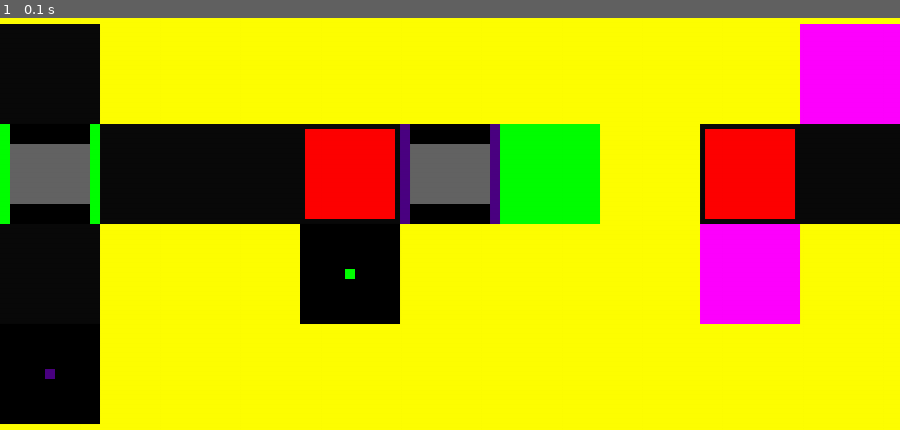
Above: before the commit, frame 1.
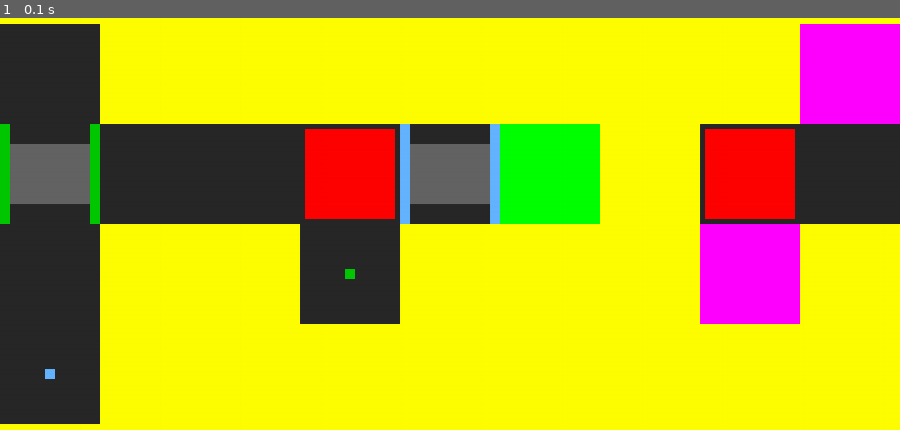
Above: after the commit, the same moment.

Repository: WingedSeal/mazegame
Game: pygame game, started from src/main.py
The game is run twice, just before and just after one commit, with the same random seed, the same clock (stepped at 60 frames per second) and the same inputs.
Inputs:
- Up to frame 1 (0.1 s): no input

The runs differ from the first frame. In frame 1, 23% of the frame differs, in the area x 0-100%, y 1-99%.

Commit message:
feat: change colors

Diff:
--- a/src/mazegame/api/const.py
+++ b/src/mazegame/api/const.py
@@ -16,8 +16,8 @@
 ORANGE = Color.ORANGE
 YELLOW = Color.YELLOW
 GREEN = Color.GREEN
+LIGHT_BLUE = Color.LIGHT_BLUE
 BLUE = Color.BLUE
-DEEP_BLUE = Color.DEEP_BLUE
 PURPLE = Color.PURPLE
 
 LEFT = Direction.LEFT
@@ -43,7 +43,7 @@
     "YELLOW",
     "GREEN",
     "BLUE",
-    "DEEP_BLUE",
+    "LIGHT_BLUE",
     "PURPLE",
     "LEFT",
     "RIGHT",
--- a/src/mazegame/api/maps/example1.py
+++ b/src/mazegame/api/maps/example1.py
@@ -2,9 +2,9 @@
 from ...color import Color
 from ...map import Door, Enemy, Exit, Key, Map, Block, Player, Spike
 
-KEY1 = Key(Color.DEEP_BLUE)
+KEY1 = Key(Color.LIGHT_BLUE)
 KEY2 = Key(Color.GREEN)
-DOOR1 = Door(Color.DEEP_BLUE)
+DOOR1 = Door(Color.LIGHT_BLUE)
 DOOR2 = Door(Color.GREEN)
 # fmt: off
 EXAMPLE1 = Map(
--- a/src/mazegame/api/maps/example2.py
+++ b/src/mazegame/api/maps/example2.py
@@ -2,9 +2,9 @@
 from ...color import Color
 from ...map import ColoredBlock, Door, Enemy, Exit, Key, Map, Block, Player, Spike
 
-KEY1 = Key(Color.DEEP_BLUE)
+KEY1 = Key(Color.LIGHT_BLUE)
 KEY2 = Key(Color.GREEN)
-DOOR1 = Door(Color.DEEP_BLUE)
+DOOR1 = Door(Color.LIGHT_BLUE)
 DOOR2 = Door(Color.GREEN)
 # fmt: off
 EXAMPLE2_1 = Map(
@@ -31,14 +31,14 @@
         [Block(), None,     Exit()],
         [Block(), None,     ColoredBlock(Color.PURPLE)],
         [Block(), None,     Spike()],
-        [Block(), Player(), ColoredBlock(Color.DEEP_BLUE)]
+        [Block(), Player(), ColoredBlock(Color.LIGHT_BLUE)]
     ]
 )
 EXAMPLE2_4 = Map(
     [
         [Block(), None,     Exit()],
         [Block(), None,     ColoredBlock(Color.PURPLE)],
-        [Block(), None,     ColoredBlock(Color.DEEP_BLUE)],
+        [Block(), None,     ColoredBlock(Color.LIGHT_BLUE)],
         [Block(), None,     Spike()],
         [Block(), Player(), Spike()]
     ]
--- a/src/mazegame/color.py
+++ b/src/mazegame/color.py
@@ -4,13 +4,13 @@
 
 
 class Color(Enum):
-    RED = _Color(255, 0, 0)
-    ORANGE = _Color(255, 165, 0)
-    YELLOW = _Color(255, 255, 0)
-    GREEN = _Color(0, 255, 0)
-    BLUE = _Color(0, 0, 255)
-    DEEP_BLUE = _Color(75, 0, 130)
-    PURPLE = _Color(238, 130, 238)
+    RED = _Color(255, 50, 50)
+    ORANGE = _Color(255, 140, 0)
+    YELLOW = _Color(255, 230, 50)
+    GREEN = _Color(0, 200, 0)
+    LIGHT_BLUE = _Color(100, 180, 255)
+    BLUE = _Color(0, 100, 255)
+    PURPLE = _Color(180, 100, 220)
 
     @classmethod
     def get_unique_colors(cls, count: int) -> list["Color"]:
@@ -38,9 +38,9 @@
                 return "Yellow"
             case Color.GREEN:
                 return "Green"
+            case Color.LIGHT_BLUE:
+                return "Light Blue"
             case Color.BLUE:
                 return "Blue"
-            case Color.DEEP_BLUE:
-                return "Deep Blue"
             case Color.PURPLE:
                 return "Purple"
--- a/src/mazegame/game.py
+++ b/src/mazegame/game.py
@@ -66,7 +66,7 @@
     MSPT = 500
     """Millisecond per tick"""
     TITLE = "Maze Game"
-    BG_COLOR = pygame.Color(10, 10, 10)
+    BG_COLOR = pygame.Color(40, 40, 40)
     game_event = threading.Event()
     next_moves: list[tuple[int, int, int, int]] = []
     """Moves set by Control (pos_x, pos_y, dx, dy)"""
--- a/src/mazegame/map.py
+++ b/src/mazegame/map.py
@@ -271,7 +271,7 @@
         self.tile_size = tile_size
         self.pos = pos
         if (type(self), self.color) not in surfs:
-            self.surf = pygame.Surface((tile_size, tile_size))
+            self.surf = pygame.Surface((tile_size, tile_size), pygame.SRCALPHA)
             self.surf.fill(
                 self.color.value,
                 (0, 0, tile_size * 0.1, tile_size),
@@ -317,7 +317,7 @@
         self.tile_size = tile_size
         self.pos = pos
         if (type(self), self.color) not in surfs:
-            self.surf = pygame.Surface((tile_size, tile_size))
+            self.surf = pygame.Surface((tile_size, tile_size), pygame.SRCALPHA)
             self.surf.fill(
                 self.color.value,
                 (tile_size * 0.45, tile_size * 0.45, tile_size * 0.1, tile_size * 0.1),
@@ -341,7 +341,7 @@
         self.tile_size = tile_size
         self.pos = pos
         if type(self) not in surfs:
-            self.surf = pygame.Surface((tile_size, tile_size))
+            self.surf = pygame.Surface((tile_size, tile_size), pygame.SRCALPHA)
             self.surf.fill((255, 0, 255))
             surfs[type(self)] = self.surf
         else:
@@ -376,7 +376,7 @@
         self.tile_size = tile_size
         self.pos = pos
         if type(self) not in surfs:
-            self.surf = pygame.Surface((tile_size, tile_size))
+            self.surf = pygame.Surface((tile_size, tile_size), pygame.SRCALPHA)
             self.surf.fill((0, 255, 0))
             surfs[type(self)] = self.surf
         else:
@@ -406,7 +406,7 @@
         self.tile_size = tile_size
         self.pos = pos
         if type(self) not in surfs:
-            self.surf = pygame.Surface((tile_size, tile_size))
+            self.surf = pygame.Surface((tile_size, tile_size), pygame.SRCALPHA)
             self.surf.fill((255, 0, 255))
             surfs[type(self)] = self.surf
         else:
--- a/src/tests/integration/__init__.py
+++ b/src/tests/integration/__init__.py
@@ -1,4 +1,4 @@
 from types import ModuleType as __ModuleType
-from . import test_basic_render, test_win_lost
+from . import test_basic_render, test_win_lost, test_color
 
-ALL: tuple[__ModuleType, ...] = (test_basic_render, test_win_lost)
+ALL: tuple[__ModuleType, ...] = (test_basic_render, test_win_lost, test_color)
--- /dev/null
+++ b/src/tests/integration/test_color.py
@@ -0,0 +1,37 @@
+import sys  # noqa
+
+sys.path.append("./src")  # noqa
+
+import os
+import unittest
+from mazegame import *
+from mazegame.color import Color
+from mazegame.map import (
+    Block,
+    ColoredBlock,
+    ColoredFloor,
+    Door,
+    Enemy,
+    Exit,
+    Key,
+    Map,
+    Player,
+    Spike,
+)
+from mazegame.api.run import _test_run
+
+
+def empty_script():
+    pass
+
+
+class TestColors(unittest.TestCase):
+
+    def test_colored_block(self):
+        map = Map([[ColoredBlock(color) for color in list(Color)]])
+        # _test_run(empty_script, map, exit_on_tick=None, is_render=True)
+        _test_run(empty_script, map, exit_on_tick=1)
+
+
+if __name__ == "__main__":
+    unittest.main()
